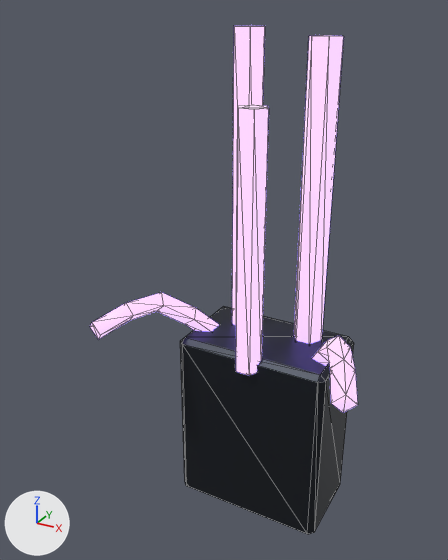
The glTF model public/assets/parts/dc_conduit_pack_violet.glb as it was, and as the next commit left it.
Both versions are drawn from a 50 mm camera at (0.498, -1.101, 0.875) aimed at (-0.058, -0.09, 0.369). Every picture has the same lights, and +X, +Y and +Z are marked at lower left. The picture after the commit comes second. Mesh edges are drawn as thin lines. Where no turn or scale is listed for an object, it has been applied to the vertices. Vertices at exactly the same position are counted once.

In view in the first picture: 'part.dc_conduit_pack_violet'.
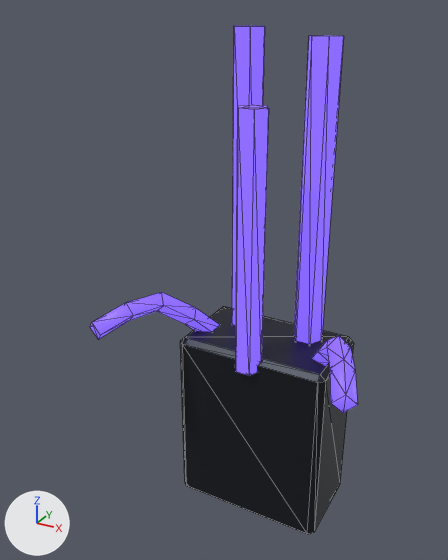
The change in detail:
Material 'dc_glow_5a3cd8_8a6aff_0.8' (mat_dc_glow_5a3cd8_8a6aff_0_8) is new.
Its base color is (0.102, 0.0452, 0.687) (blue #5a3cd8).
Its emission color is (0.203, 0.115, 0.8) (blue #7c5fe7).
Its emission strength is 1.0.
me_deep_kit has 100 vertices, 176 faces and spans x -0.28..0.28, y -0.184..0.184, z -0.526..0.526.
me_deep_kit is used by ob_part_dc_conduit_pack_violet; location (0.0, -0.084, 0.316).
me_deep_kit part 1: all 132 faces that had it switch from mat_dc_glow_7c5cff_b89cff_1_8 (blue #7c5cff, glowing purple #b89cff) to mat_dc_glow_5a3cd8_8a6aff_0_8 (blue #5a3cd8, glowing blue #7c5fe7).

What differs and where, as boxes (x1, y1, x2, y2) in the pictures (448 x 560 px):
part 1 of me_deep_kit, recoloured (darker)
    both: (90, 25, 358, 413)
